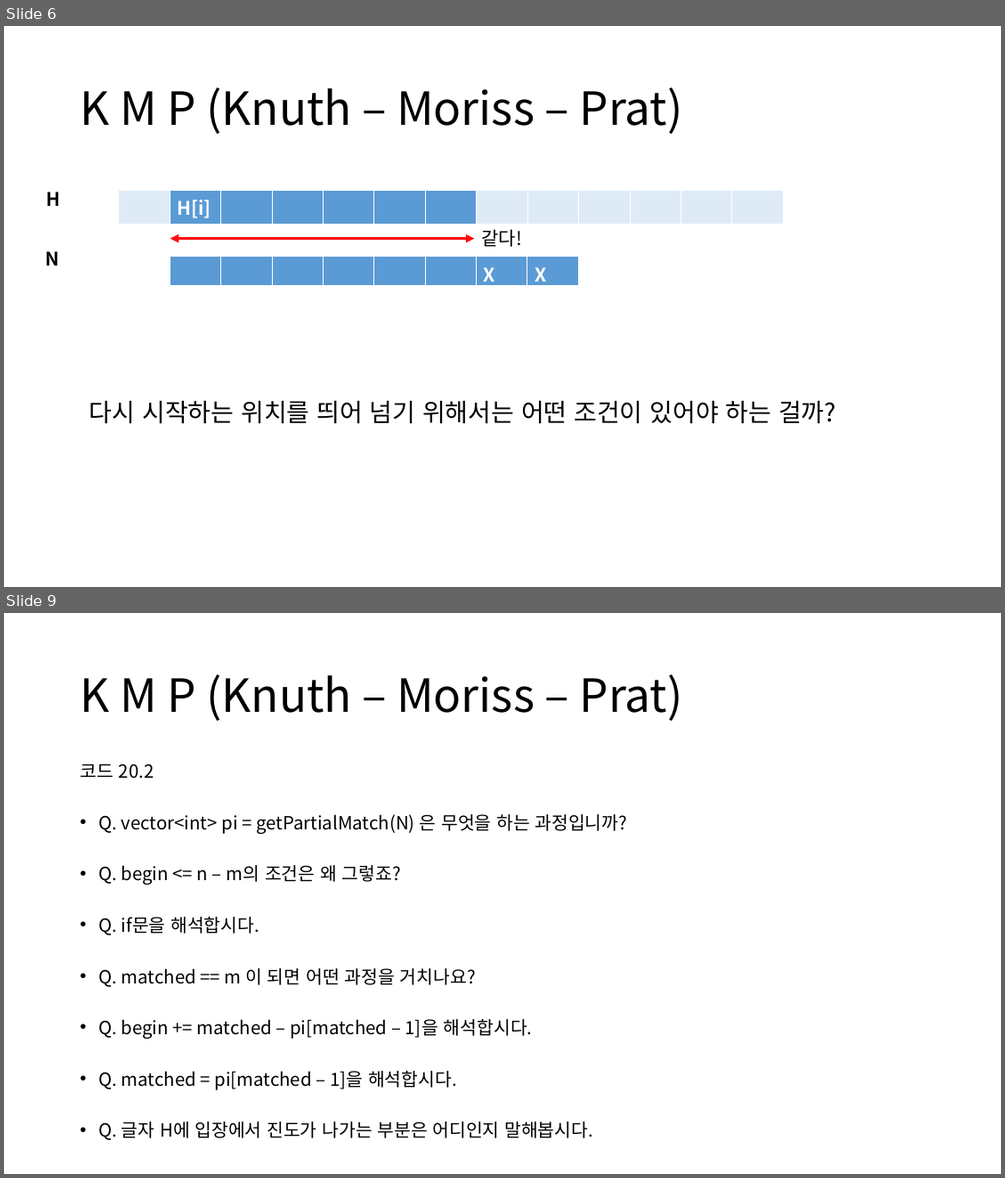
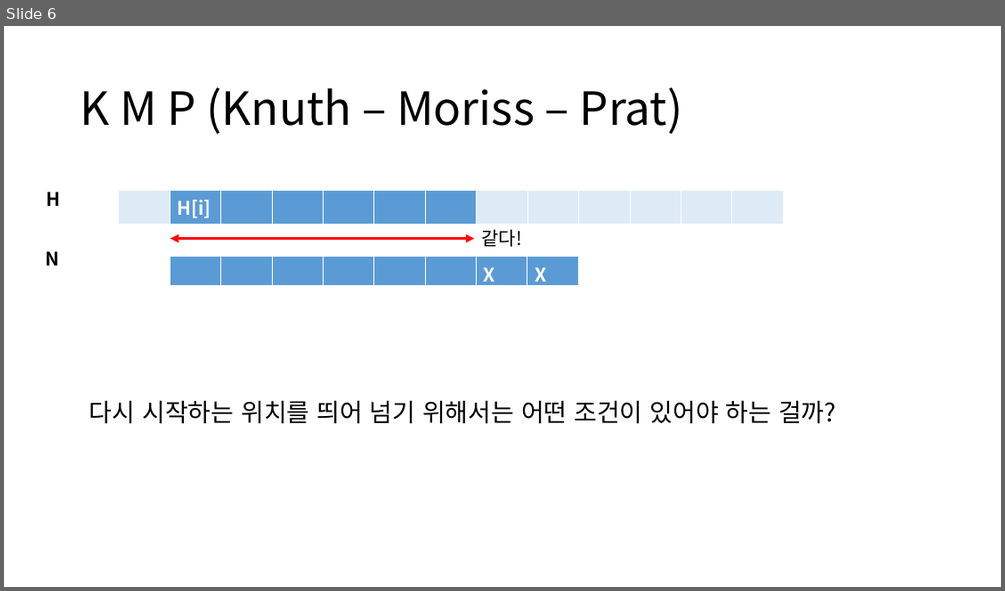
Before and after one commit to ALGOSOPT/algosopt, a slide deck: Chapter20/chapter20.pptx. Shown one above the other, each under a label of ours: slides 6 and 9 before the commit, slide 6 after it; the slides between them are not shown. The pictures are 1005x1178 and 1005x591 pixels, drawn with LibreOffice and Linux fonts; fonts in the diff are those of the drawing. Boxes give left, top, right and bottom in pixels: in the first picture for what was removed or moved away, otherwise in the second. Text is boxed around its words. In the diff, an @@ line names an element or a change of style, - is before the commit and + after.

```diff
--- a/Chapter20/chapter20.pptx
+++ b/Chapter20/chapter20.pptx
@@ slide 9 removed at (4, 613, 1001, 1174), background #FFFFFF @@
@@ title removed at (80, 674, 683, 721) @@
-K M P (Knuth – Moriss – Prat)
@@ text removed at (80, 763, 628, 1140) @@
-코드 20.2
-• Q. vector<int> pi = getPartialMatch(N) 은 무엇을 하는 과정입니까?
-• Q. begin <= n – m의 조건은 왜 그렇죠?
-• Q. if문을 해석합시다.
-• Q. matched == m 이 되면 어떤 과정을 거치나요?
-• Q. begin += matched – pi[matched – 1]을 해석합시다.
-• Q. matched = pi[matched – 1]을 해석합시다.
-• Q. 글자 H에 입장에서 진도가 나가는 부분은 어디인지 말해봅시다.
```
Also in this commit, not shown: 5 slides changed, 7 slides added, 8 other slides removed, 2 other files.
